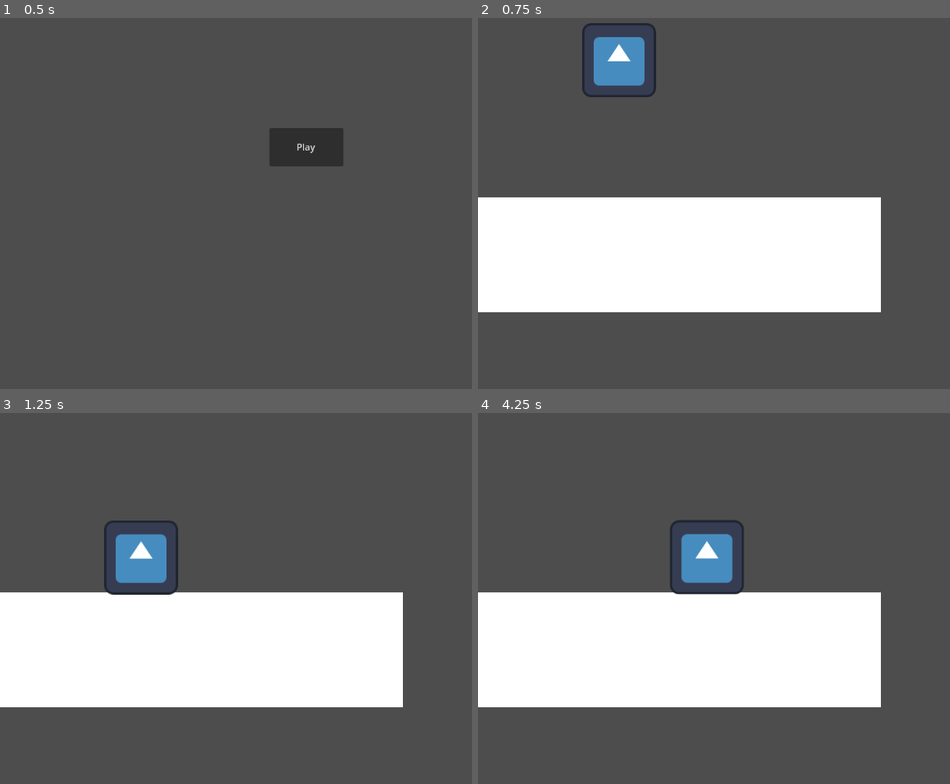
Above: before the commit, frames 1-4 (two rows, left to right).
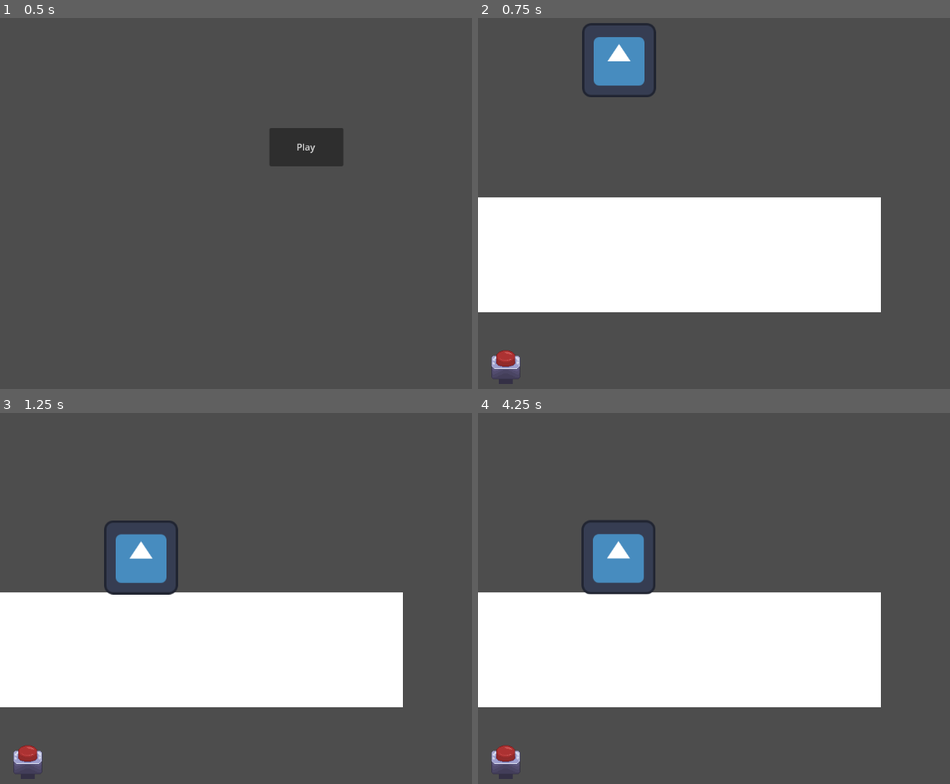
Above: after the commit, the same moments.

Repository: vincentcmartinez/holdit
Game: Godot game, scene res://src/game container/game_container.tscn
Two runs of this game, one before a commit and one after it. Both use one fixed random seed, a clock stepped at 60 frames per second and the inputs below. The engine's default icon, where the game draws it, is replaced by a stand-in: a white triangle on a blue panel in a dark square.
Inputs (mouse positions are in pixels of both pictures, inside the frame that each line leads up to):
- Up to frame 1 (0.5 s): no input
- Up to frame 2 (0.75 s): click "Play" at 0.5 s
- Up to frame 3 (1.25 s): no input
- Up to frame 4 (4.25 s): move the mouse to (619, 557) at 1.27 s; press the mouse at (619, 557) at 1.28 s; tap Space (space, bound only after the commit) at 1.55, 2.1, 3.05, 3.6 s; move the mouse to (676, 620) at 2.02 s; release the mouse at (676, 620) at 2.03 s; click (676, 620) at 2.3 s; move the mouse to (879, 516) at 2.77 s; press the mouse at (879, 516) at 2.78 s; move the mouse to (775, 676) at 3.52 s; release the mouse at (775, 676) at 3.53 s; click (775, 676) at 3.8 s

Frame 1 is identical in both runs. In frame 2, 0.3% of the frame differs, in the area x 2-9%, y 89-99%; in frame 3, 0.3%; in frame 4, 4.1%, in the area x 2-57%, y 28-99%.

Commit message:
basic button

Diff:
--- a/hold-it!/project.godot
+++ b/hold-it!/project.godot
@@ -24,7 +24,12 @@
 
 left_click={
 "deadzone": 0.5,
-"events": [Object(InputEventMouseButton,"resource_local_to_s …(115 unchanged characters)… alse,"meta_pressed":false,"button_mask":0,"position":Vector2(0, 0),"global_position":Vector2(0, 0),"factor":1.0,"button_index":1,"canceled":false,"pressed":false,"double_click":false,"script":null)
+"events": [Object(InputEventMouseButton,"resource_local_to_s …(115 unchanged characters)… alse,"meta_pressed":false,"button_mask":1,"position":Vector2(440, 24),"global_position":Vector2(449, 70),"factor":1.0,"button_index":1,"canceled":false,"pressed":true,"double_click":false,"script":null)
+]
+}
+space={
+"deadzone": 0.5,
+"events": [Object(InputEventKey,"resource_local_to_scene":false,"resource_name":"","device":-1,"window_id":0,"alt_pressed":false,"shift_pressed":false,"ctrl_pressed":false,"meta_pressed":false,"pressed":false,"keycode":0,"physical_keycode":32,"key_label":0,"unicode":32,"location":0,"echo":false,"script":null)
 ]
 }
 
--- /dev/null
+++ b/hold-it!/src/game container/button.gd
@@ -0,0 +1,21 @@
+extends CanvasLayer
+
+@onready var sprite : AnimatedSprite2D
+@onready var paused : bool = false
+
+
+# Called when the node enters the scene tree for the first time.
+func _ready() -> void:
+	sprite = $AnimatedSprite2D
+
+func _input(event):
+	if(event.is_action_pressed("space") && !get_tree().paused && !paused):
+		sprite.play("pressed")
+		get_tree().call_group("Toy", "pause")
+		paused = true
+	if(event.is_action_pressed("left_click") && !get_tree().paused && !paused):
+		var pos_diff = abs(get_viewport().get_mouse_position() - sprite.global_position)
+		if(pos_diff.x <= 32 and pos_diff.y <= 32):
+			sprite.play("pressed")
+			get_tree().call_group("Toy", "pause")
+			paused = true
--- /dev/null
+++ b/hold-it!/src/game container/button.tscn
@@ -0,0 +1,74 @@
+[gd_scene load_steps=11 format=3 uid="uid://dsqtsxji7wv37"]
+
+[ext_resource type="Script" path="res://src/game container/button.gd" id="1_qecbr"]
+[ext_resource type="Texture2D" uid="uid://cgo0mmocil04n" path="res://src/assets/HOLD_IT_BUTTON-Sheet.png" id="1_r1f1i"]
+
+[sub_resource type="AtlasTexture" id="AtlasTexture_cvaia"]
+atlas = ExtResource("1_r1f1i")
+region = Rect2(0, 0, 64, 64)
+
+[sub_resource type="AtlasTexture" id="AtlasTexture_gvxkf"]
+atlas = ExtResource("1_r1f1i")
+region = Rect2(0, 0, 64, 64)
+
+[sub_resource type="AtlasTexture" id="AtlasTexture_0cnsd"]
+atlas = ExtResource("1_r1f1i")
+region = Rect2(64, 0, 64, 64)
+
+[sub_resource type="AtlasTexture" id="AtlasTexture_q6ok3"]
+atlas = ExtResource("1_r1f1i")
+region = Rect2(128, 0, 64, 64)
+
+[sub_resource type="AtlasTexture" id="AtlasTexture_mjrxk"]
+atlas = ExtResource("1_r1f1i")
+region = Rect2(192, 0, 64, 64)
+
+[sub_resource type="AtlasTexture" id="AtlasTexture_xubjq"]
+atlas = ExtResource("1_r1f1i")
+region = Rect2(256, 0, 64, 64)
+
+[sub_resource type="AtlasTexture" id="AtlasTexture_35tbp"]
+atlas = ExtResource("1_r1f1i")
+region = Rect2(320, 0, 64, 64)
+
+[sub_resource type="SpriteFrames" id="SpriteFrames_0ilde"]
+animations = [{
+"frames": [{
+"duration": 1.0,
+"texture": SubResource("AtlasTexture_cvaia")
+}],
+"loop": true,
+"name": &"idle",
+"speed": 5.0
+}, {
+"frames": [{
+"duration": 1.0,
+"texture": SubResource("AtlasTexture_gvxkf")
+}, {
+"duration": 1.0,
+"texture": SubResource("AtlasTexture_0cnsd")
+}, {
+"duration": 1.0,
+"texture": SubResource("AtlasTexture_q6ok3")
+}, {
+"duration": 1.0,
+"texture": SubResource("AtlasTexture_mjrxk")
+}, {
+"duration": 1.0,
+"texture": SubResource("AtlasTexture_xubjq")
+}, {
+"duration": 1.0,
+"texture": SubResource("AtlasTexture_35tbp")
+}],
+"loop": false,
+"name": &"pressed",
+"speed": 5.0
+}]
+
+[node name="Button" type="CanvasLayer"]
+script = ExtResource("1_qecbr")
+
+[node name="AnimatedSprite2D" type="AnimatedSprite2D" parent="."]
+position = Vector2(48, 600)
+sprite_frames = SubResource("SpriteFrames_0ilde")
+animation = &"idle"
--- a/hold-it!/src/game container/world.tscn
+++ b/hold-it!/src/game container/world.tscn
@@ -1,7 +1,8 @@
-[gd_scene load_steps=4 format=3 uid="uid://dt88jd310wh84"]
+[gd_scene load_steps=5 format=3 uid="uid://dt88jd310wh84"]
 
 [ext_resource type="Script" path="res://src/game container/world.gd" id="1_ogvad"]
 [ext_resource type="PackedScene" uid="uid://bhpajphsy41nw" path="res://src/toys/toy_robot.tscn" id="2_c3sp0"]
+[ext_resource type="PackedScene" uid="uid://dsqtsxji7wv37" path="res://src/game container/button.tscn" id="3_b6i4n"]
 
 [sub_resource type="RectangleShape2D" id="RectangleShape2D_psv0d"]
 size = Vector2(770, 140)
@@ -24,3 +25,5 @@
 
 [node name="ToyRobot" parent="." instance=ExtResource("2_c3sp0")]
 position = Vector2(242, 58)
+
+[node name="Button" parent="." instance=ExtResource("3_b6i4n")]
--- a/hold-it!/src/toys/toy.gd
+++ b/hold-it!/src/toys/toy.gd
@@ -1,5 +1,18 @@
 extends RigidBody2D
 class_name Toy
 
+@onready var paused : bool = false
+
+func _ready():
+	add_to_group("Toy")
+
 func _physics_process(delta: float) -> void:
-	position.x += 1
+	if(!paused):
+		position.x += 1
+
+func pause():
+	paused = true
+
+	###
+	### code to run minigame?
+	###
Binary file added: hold-it!/src/assets/HOLD_IT_BUTTON-Sheet.png
Not shown, added: hold-it!/src/assets/HOLD_IT_BUTTON-Sheet.png.import
